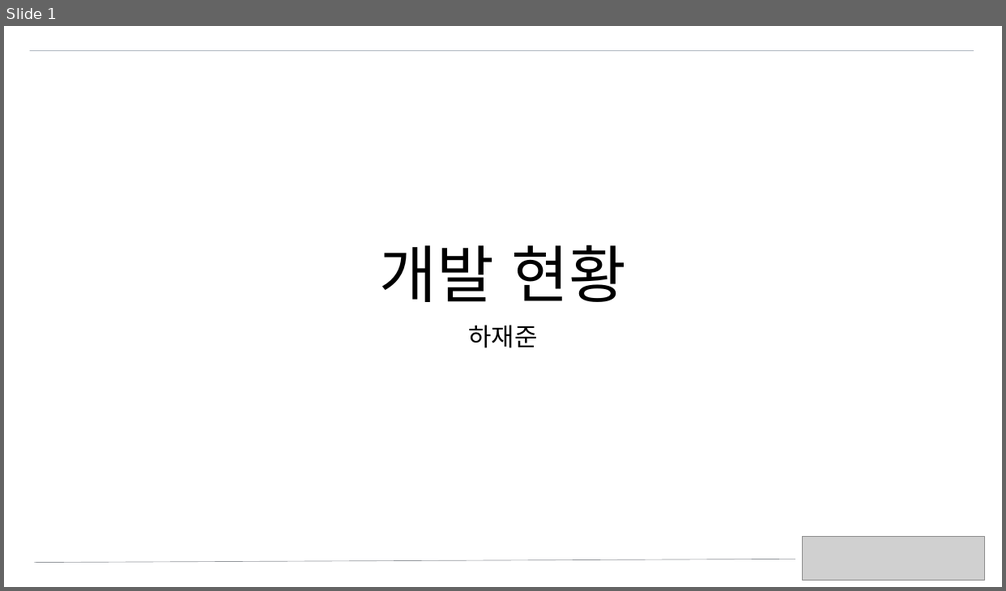
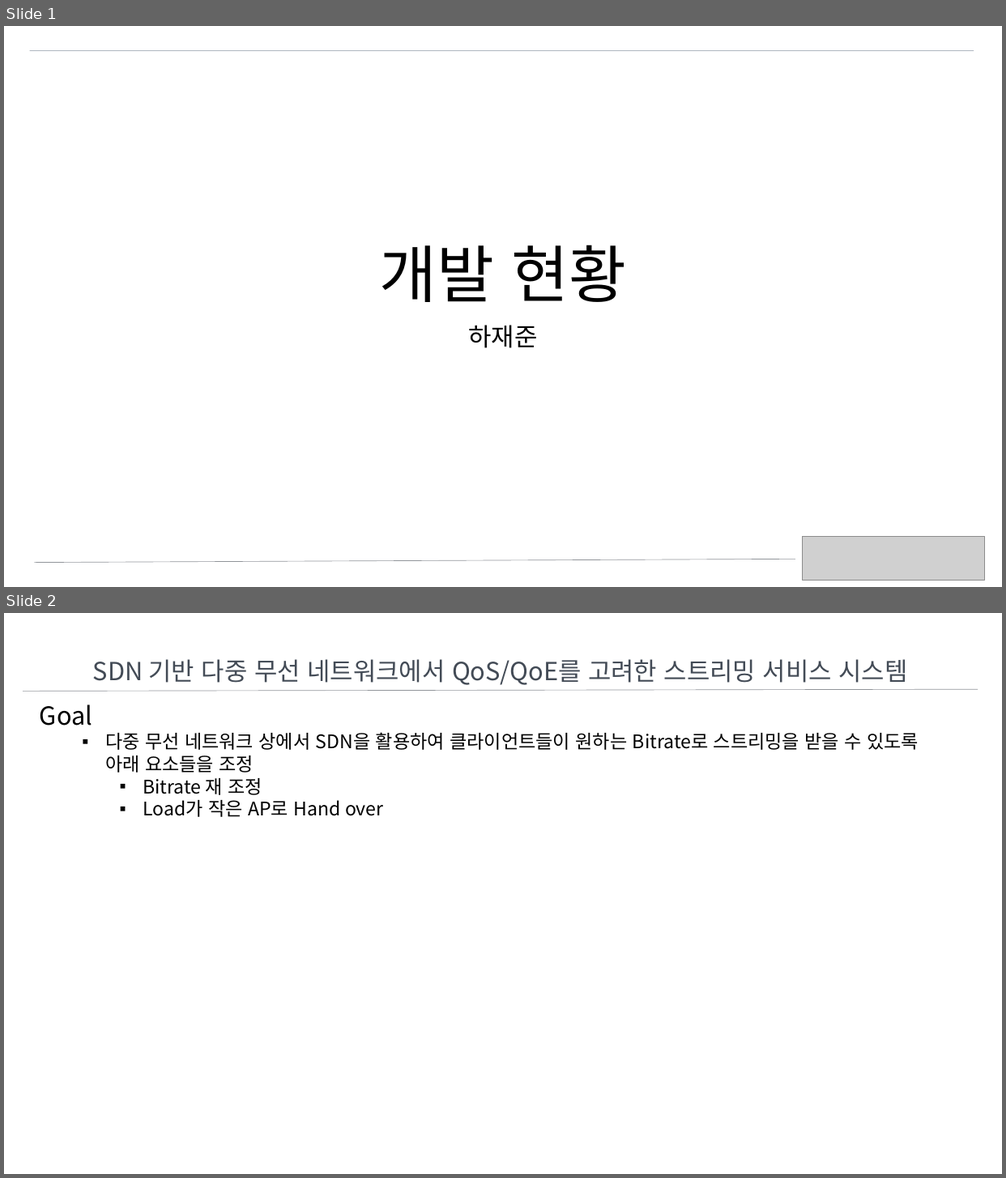
Before and after one commit to jaejunha/Paper, a slide deck: Daily(written_in_Korean)/180913.pptx. Shown one above the other, each under a label of ours: slide 1 before the commit, slides 1 and 2 after it. The pictures are 1006x591 and 1006x1178 pixels, drawn with LibreOffice and Linux fonts; fonts in the diff are those of the drawing; grey boxes stand for pictures. Boxes give left, top, right and bottom in pixels: in the first picture for what was removed or moved away, otherwise in the second. Text is boxed around its words. In the diff, an @@ line names an element or a change of style, - is before the commit and + after.

```diff
--- a/Daily(written_in_Korean)/180913.pptx
+++ b/Daily(written_in_Korean)/180913.pptx
@@ slide 2 added at (4, 613, 1002, 1174), background #FFFFFF @@
@@ text added at (93, 659, 908, 685), 24 pt, text #434B56 @@
+SDN 기반 다중 무선 네트워크에서 QoS/QoE를 고려한 스트리밍 서비스 시스템
@@ line added from (23, 691) to (978, 689), #222A35 0.5 pt @@
@@ text added at (40, 705, 92, 726), 24 pt, text #000000 @@
+Goal
@@ text added at (105, 732, 918, 817), 18 pt, text #000000 @@
+▪ 다중 무선 네트워크 상에서 SDN을 활용하여 클라이언트들이 원하는 Bitrate로 스트리밍을 받을 수 있도록 아래 요소들을 조정
+  ▪ Bitrate 재 조정
+  ▪ Load가 작은 AP로 Hand over
```
Also in this commit, not shown: 1 slide changed, 1 other slide added, 1 slide removed.
